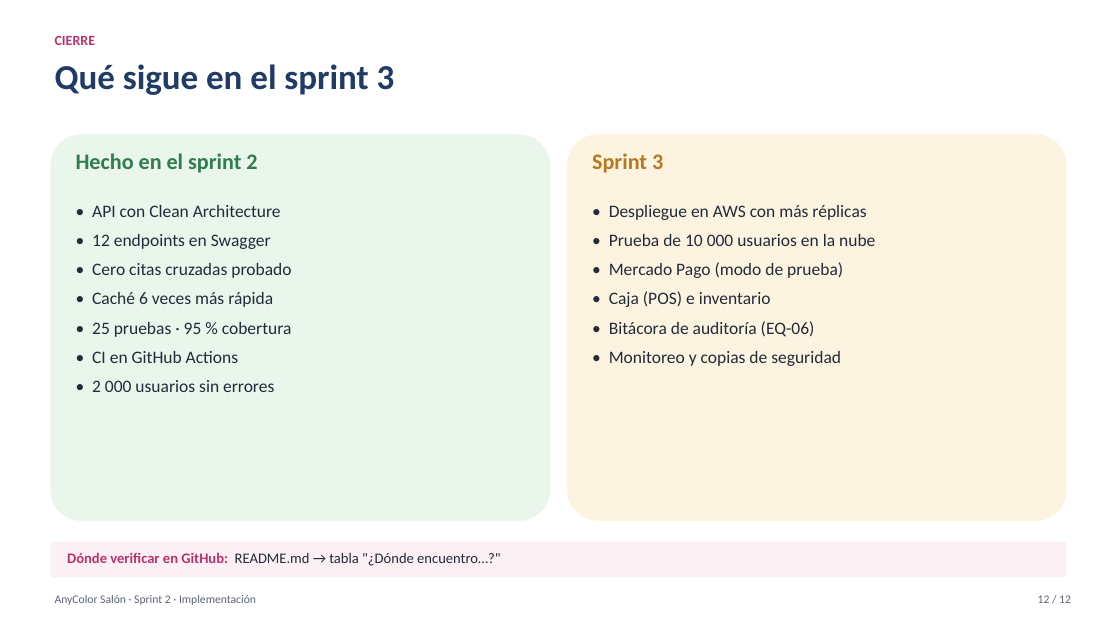
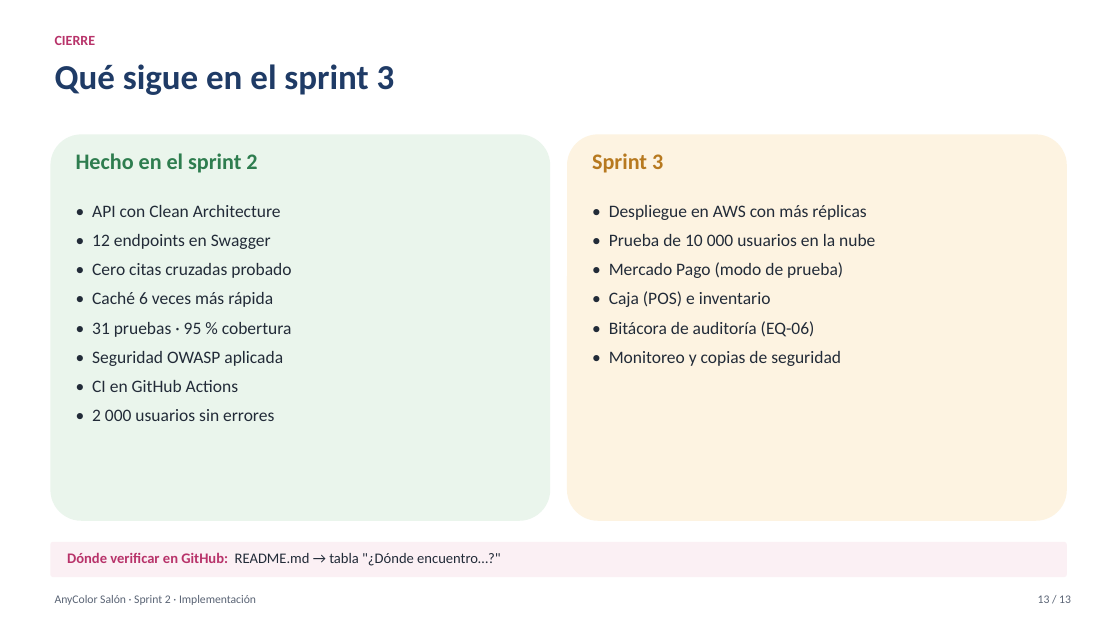
Before and after one commit to RodrigoCayllahua/AnyColor-arquitSoft-02-Andy-Conde, a slide deck: slide 13 of presentacion/AnyColor-Salon-Sprint2.pptx (slide 12 before the commit). Drawn at 1120x630 pixels with LibreOffice and Linux fonts; fonts in the diff are those of the drawing. Boxes give left, top, right and bottom in pixels: in the first picture for what was removed or moved away, otherwise in the second. Text is boxed around its words. In the diff, an @@ line names an element or a change of style, - is before the commit and + after.

Commit message:
docs: agregar diapositiva de seguridad y actualizar numero de pruebas en la presentacion

```diff
--- a/presentacion/AnyColor-Salon-Sprint2.pptx
+++ b/presentacion/AnyColor-Salon-Sprint2.pptx
@@ text at box(92, 322, 292, 366): text changed @@
-• 25 pruebas · 95 % cobertura
+• 31 pruebas · 95 % cobertura
+• Seguridad OWASP aplicada
```
Also in this commit, not shown: 10 other slides changed, 1 slide added.
